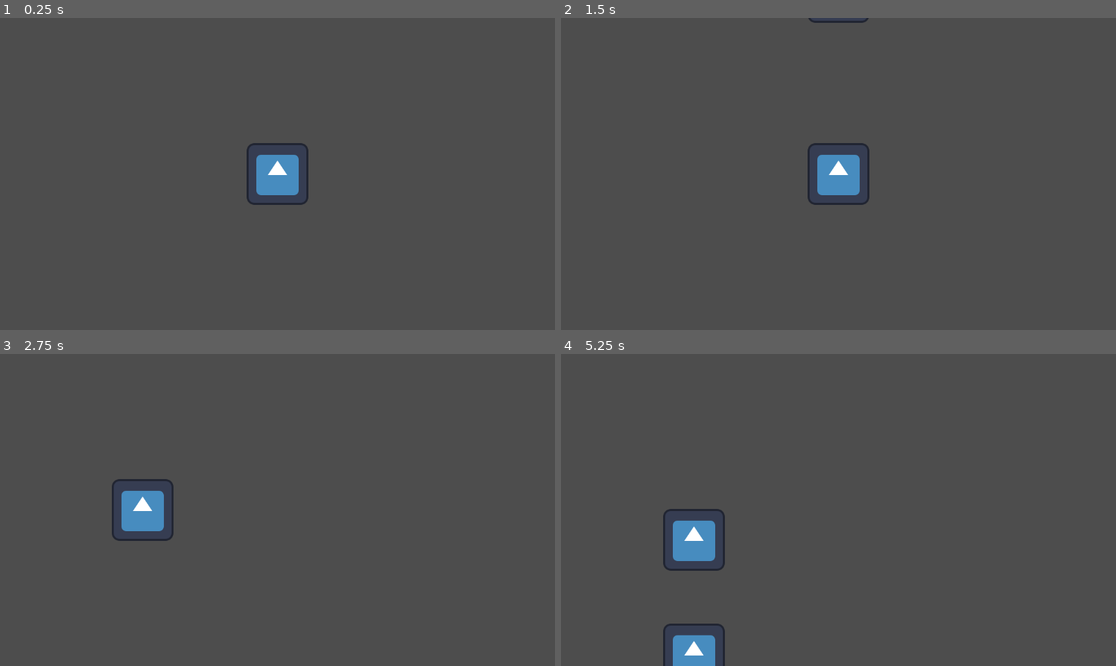
Above: before the commit, frames 1-4 (two rows, left to right).
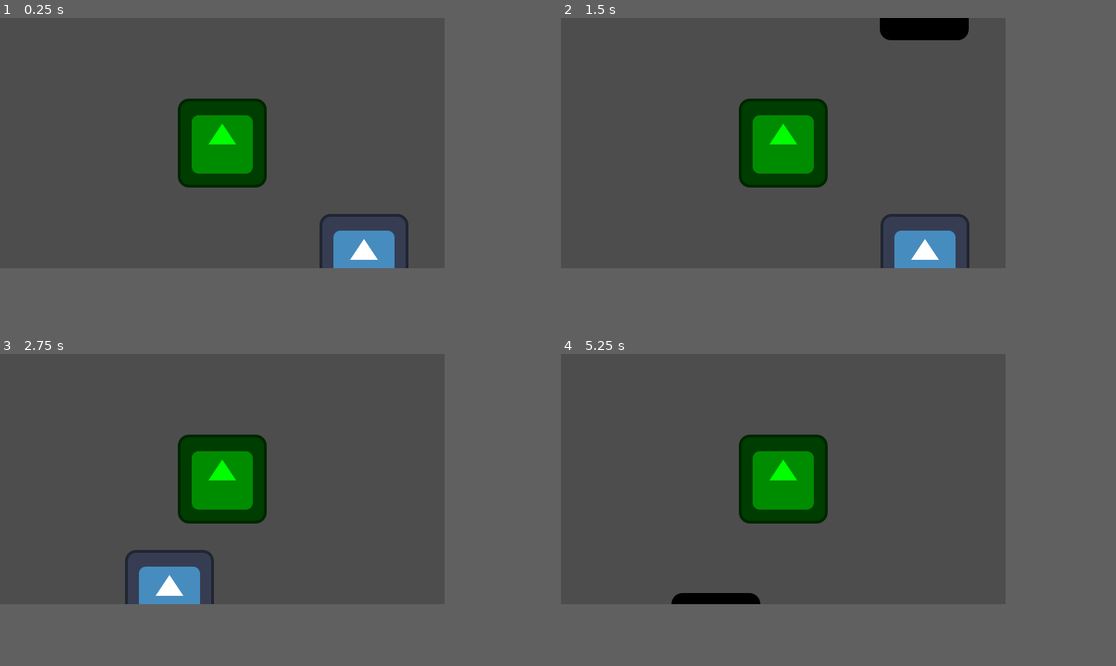
Above: after the commit, the same moments.

Repository: MarcelBlasius/Global-Game-Jam-2026
Game: Godot game, scene res://scenes/mbl_test_scene.tscn
Two runs of this game, one before a commit and one after it. Both use one fixed random seed, a clock stepped at 60 frames per second and the inputs below. This scene is started directly instead of the project's main scene. The engine's default icon, where the game draws it, is replaced by a stand-in: a white triangle on a blue panel in a dark square.
Inputs:
- Up to frame 1 (0.25 s): no input
- Up to frame 2 (1.5 s): tap Enter at 0.5 s; hold Up (shoot up) from 0.53 s (still down)
- Up to frame 3 (2.75 s): release Up (shoot up) at 2.03 s; hold A (left) from 2.03 s (still down)
- Up to frame 4 (5.25 s): release A (left) at 3.53 s; hold S (down) 3.53-4.28 s; hold D (right) 4.28-5.03 s; hold Up (shoot up) from 5.03 s (still down)
In our replay, the window is 799x449 before the commit and 640x360 after it. These sizes can differ from the game's own. Grey fills any space a smaller window leaves; there, only what the larger window draws over its background counts as a difference.

The runs differ from the first frame. In frame 1, 7.1% of the frame differs, in the area x 32-74%, y 25-81%; in frame 2, 8.3%, in the area x 32-74%, y 0-81%; in frame 3, 7.4%; in frame 4, 7.2%.

Commit message:
added first enemy

Diff:
--- a/spectra/project.godot
+++ b/spectra/project.godot
@@ -14,6 +14,15 @@
 run/main_scene="uid://cvq60bc51xilo"
 config/features=PackedStringArray("4.6", "GL Compatibility")
 config/icon="res://icon.svg"
+
+[display]
+
+window/size/viewport_width=640
+window/size/viewport_height=360
+
+[global_group]
+
+enemies=""
 
 [input]
 
--- a/spectra/scenes/bullet.tscn
+++ b/spectra/scenes/bullet.tscn
@@ -3,15 +3,15 @@
 [ext_resource type="Script" uid="uid://b7w23iqs82lm8" path="res://scripts/bullet.gd" id="1_l5glv"]
 [ext_resource type="Texture2D" uid="uid://bursdnrr6dso4" path="res://icon.svg" id="1_y25gk"]
 
-[sub_resource type="CircleShape2D" id="CircleShape2D_y25gk"]
-
 [node name="Bullet" type="Area2D" unique_id=2130175322]
 script = ExtResource("1_l5glv")
 
 [node name="Sprite2D" type="Sprite2D" parent="." unique_id=916785560]
+modulate = Color(0, 0, 0, 1)
+position = Vector2(-1, 0)
 texture = ExtResource("1_y25gk")
 
-[node name="CollisionShape2D" type="CollisionShape2D" parent="." unique_id=1372728147]
-shape = SubResource("CircleShape2D_y25gk")
+[node name="CollisionPolygon2D" type="CollisionPolygon2D" parent="." unique_id=107018591]
+polygon = PackedVector2Array(59.1, -64, -59, -64, -63.8, -59, -64, 61, -60.3, 64, 59.6, 64, 63.9, 59, 64, -61.1)
 
 [connection signal="body_entered" from="." to="." method="_on_body_entered"]
--- /dev/null
+++ b/spectra/scenes/enemy.tscn
@@ -0,0 +1,14 @@
+[gd_scene format=3 uid="uid://b25wp58kkbixo"]
+
+[ext_resource type="Script" uid="uid://chhxqsa40oops" path="res://scripts/enemy.gd" id="1_md0e3"]
+[ext_resource type="Texture2D" uid="uid://bursdnrr6dso4" path="res://icon.svg" id="2_4ra3w"]
+
+[node name="enemy" type="CharacterBody2D" unique_id=1170387137 groups=["enemies"]]
+script = ExtResource("1_md0e3")
+
+[node name="Sprite2D" type="Sprite2D" parent="." unique_id=1064888869]
+modulate = Color(0, 1, 0, 1)
+texture = ExtResource("2_4ra3w")
+
+[node name="CollisionPolygon2D" type="CollisionPolygon2D" parent="." unique_id=1069859235]
+polygon = PackedVector2Array(59.1, -64, -59, -64, -63.8, -59, -64, 61, -60.3, 64, 59.6, 64, 63.9, 59, 64, -61.1)
--- a/spectra/scenes/mbl_test_scene.tscn
+++ b/spectra/scenes/mbl_test_scene.tscn
@@ -1,9 +1,13 @@
 [gd_scene format=3 uid="uid://bj7qss6tt63ec"]
 
 [ext_resource type="PackedScene" uid="uid://cvq60bc51xilo" path="res://scenes/player.tscn" id="1_ir0jl"]
+[ext_resource type="PackedScene" uid="uid://b25wp58kkbixo" path="res://scenes/enemy.tscn" id="2_0f4jx"]
 
 [node name="MblTestScene" type="Node2D" unique_id=322031435]
 
+[node name="player" parent="." unique_id=472819889 instance=ExtResource("1_ir0jl")]
+position = Vector2(204, 166)
+
 [node name="Camera2D" type="Camera2D" parent="." unique_id=1884969796]
 
-[node name="player" parent="." unique_id=472819889 instance=ExtResource("1_ir0jl")]
+[node name="enemy" parent="." unique_id=1170387137 instance=ExtResource("2_0f4jx")]
--- a/spectra/scripts/bullet.gd
+++ b/spectra/scripts/bullet.gd
@@ -1,6 +1,7 @@
 extends Area2D
 
 @export var speed: float = 600.0
+@export var damage: int = 1
 
 var direction: Vector2 = Vector2.ZERO
 
@@ -11,3 +12,11 @@
 	# Auto-delete after 5 seconds
 	await get_tree().create_timer(5.0).timeout
 	queue_free()
+
+func _on_body_entered(body: Node2D):
+	if !body.is_in_group("enemies"):
+		return
+
+	if body.has_method("take_damage"):
+		body.take_damage(damage)
+		queue_free()
--- /dev/null
+++ b/spectra/scripts/enemy.gd
@@ -0,0 +1,13 @@
+extends CharacterBody2D
+
+@export var health: int = 3
+
+func take_damage(amount: int):
+	health -= amount
+	print("Enemy hit! Health remaining: ", health)
+
+	if health <= 0:
+		die()
+
+func die():
+	queue_free()
Not shown, added: spectra/scripts/enemy.gd.uid
